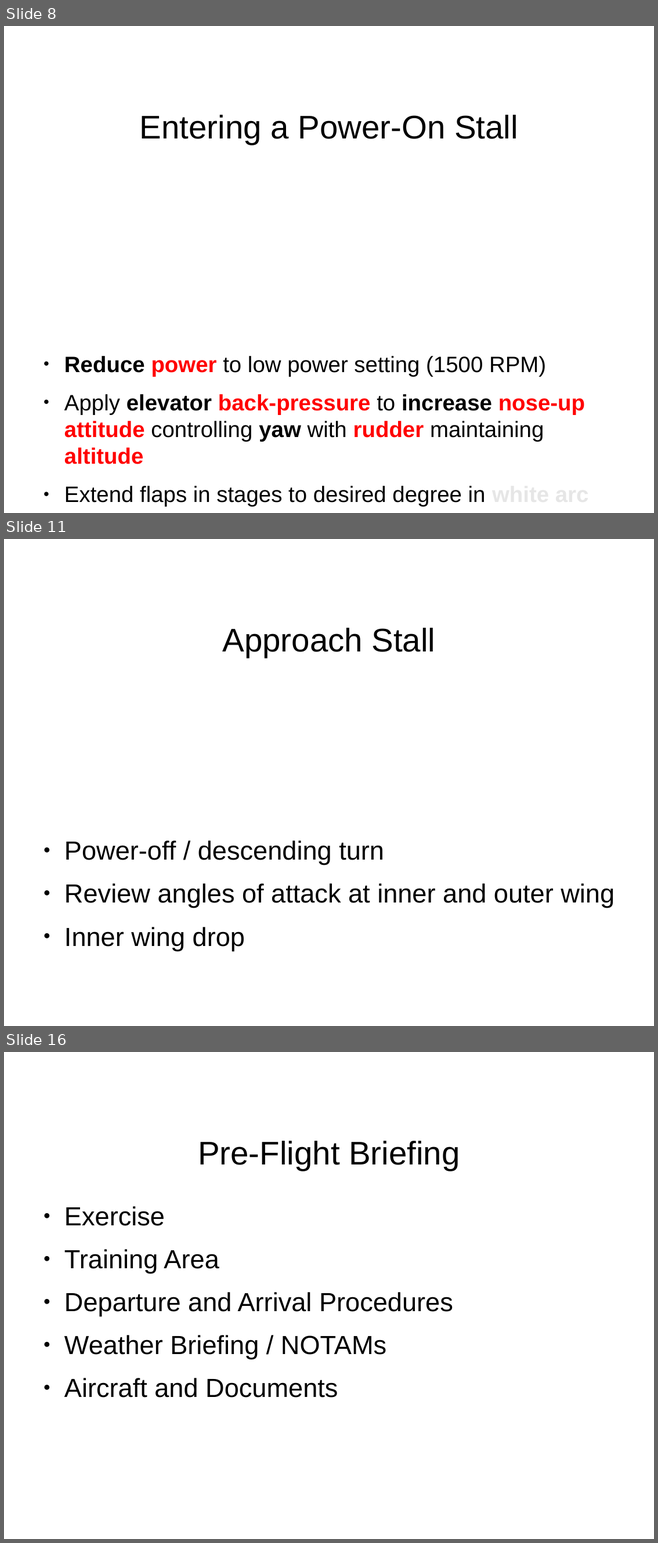
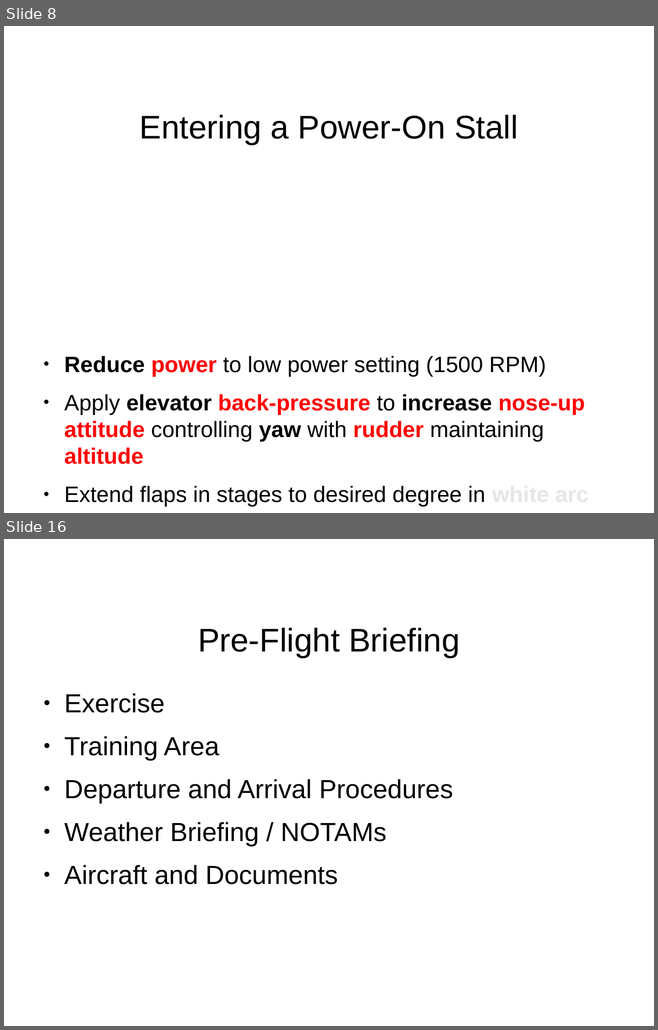
Before and after one commit to stephanheinemann/flight, a slide deck: FI/Stalls/Stalls.odp. Shown one above the other, each under a label of ours: slides 8, 11 and 16 before the commit, slides 8 and 16 after it; the slides between them are not shown. The pictures are 658x1543 and 658x1030 pixels, drawn with LibreOffice and Linux fonts; fonts in the diff are those of the drawing; background and template pictures are left out. Boxes give left, top, right and bottom in pixels: in the first picture for what was removed or moved away, otherwise in the second. Text is boxed around its words. In the diff, an @@ line names an element or a change of style, - is before the commit and + after.

Commit message:
extended stall presentation

```diff
--- a/FI/Stalls/Stalls.odp
+++ b/FI/Stalls/Stalls.odp
@@ slide 11 removed at <box>4,539,654,1026</box>, background #FFFFFF @@
@@ title removed at <box>223,628,436,657</box> @@
-Approach Stall
@@ text removed at <box>64,841,614,951</box> @@
-● Power-off / descending turn
-● Review angles of attack at inner and outer wing
-● Inner wing drop
```
Also in this commit, not shown: 4 slides changed, 5 slides added, 4 other slides removed, 1 other file.
